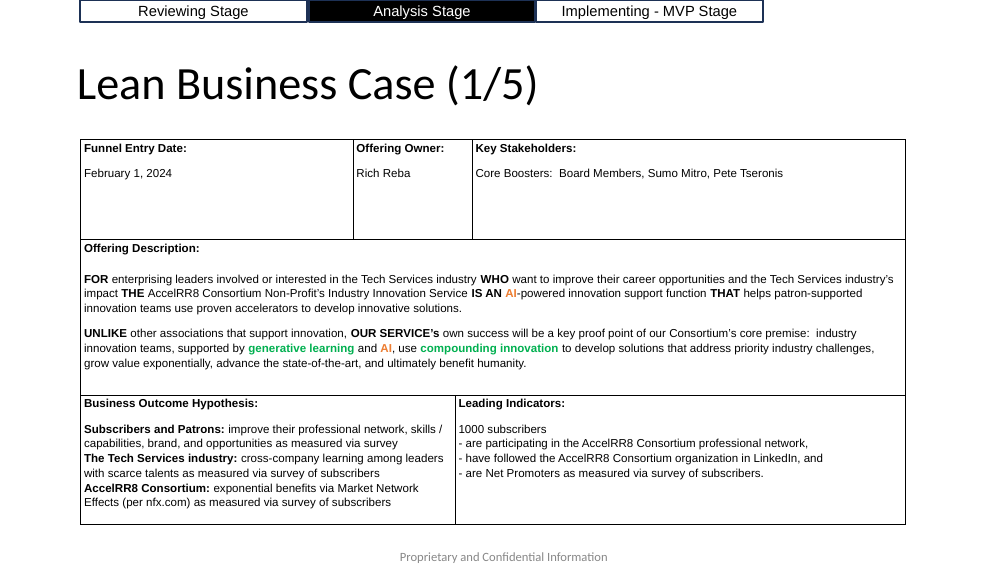
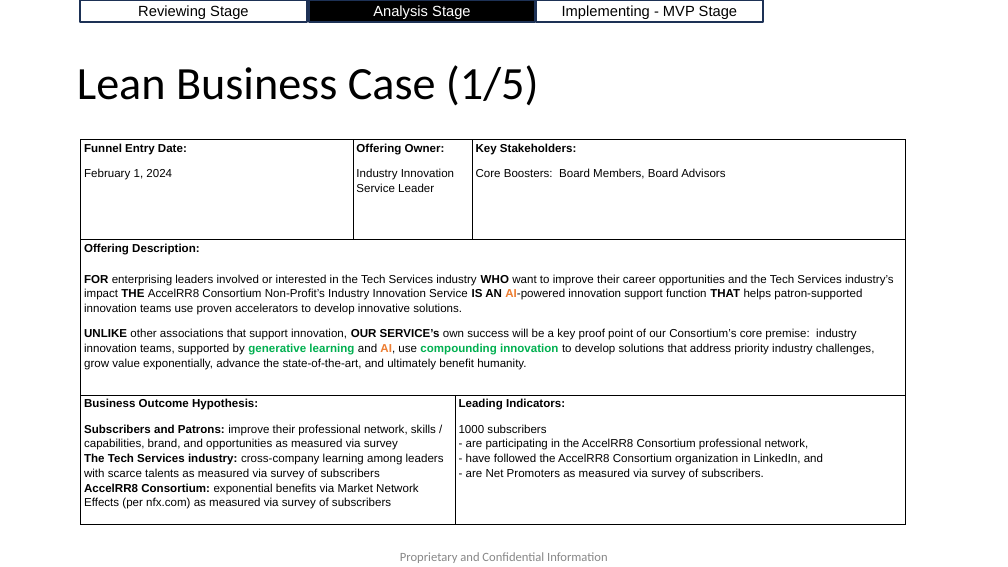
Before and after one commit to AccelRR8-Consortium-NonProfit/Management-Public, a slide deck: slide 8 of docs/2_Value_Creation/2a_Product/Industry Innovation/Industry Innovation v1 Lean Business Case.pptx. Drawn at 1008x567 pixels with LibreOffice and Linux fonts; fonts in the diff are those of the drawing; background and template pictures are left out. Boxes give left, top, right and bottom in pixels: in the first picture for what was removed or moved away, otherwise in the second. Text is boxed around its words. In the diff, an @@ line names an element or a change of style, - is before the commit and + after.

Commit message:
Updated Industry Innovation Service Lean Business Case

```diff
--- a/docs/2_Value_Creation/2a_Product/Industry Innovation/Industry Innovation v1 Lean Business Case.pptx
+++ b/docs/2_Value_Creation/2a_Product/Industry Innovation/Industry Innovation v1 Lean Business Case.pptx
@@ table at [81,140,906,532] @@
-row 1, column 2: Offering Owner: / Rich Reba
+row 1, column 2: Offering Owner: / Industry Innovation Service Leader
-row 1, column 4: Key Stakeholders: / Core Boosters: Board Members, Sumo Mitro, Pete Tseronis
+row 1, column 4: Key Stakeholders: / Core Boosters: Board Members, Board Advisors
```
Also in this commit, not shown: 1 other file.
